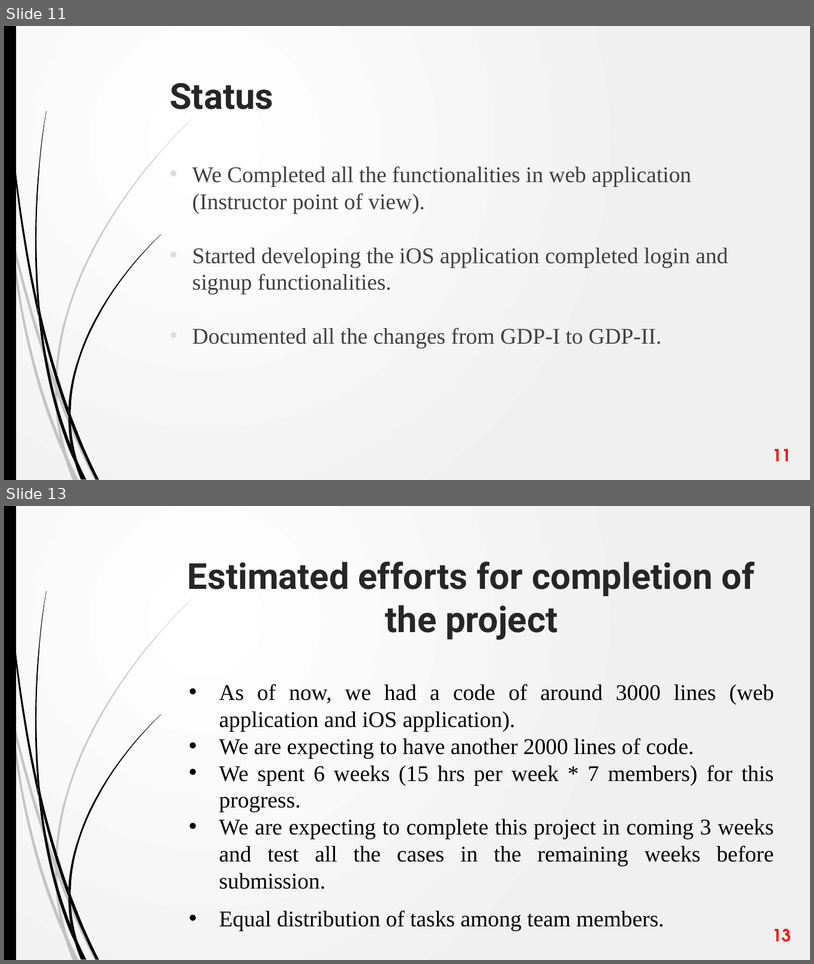
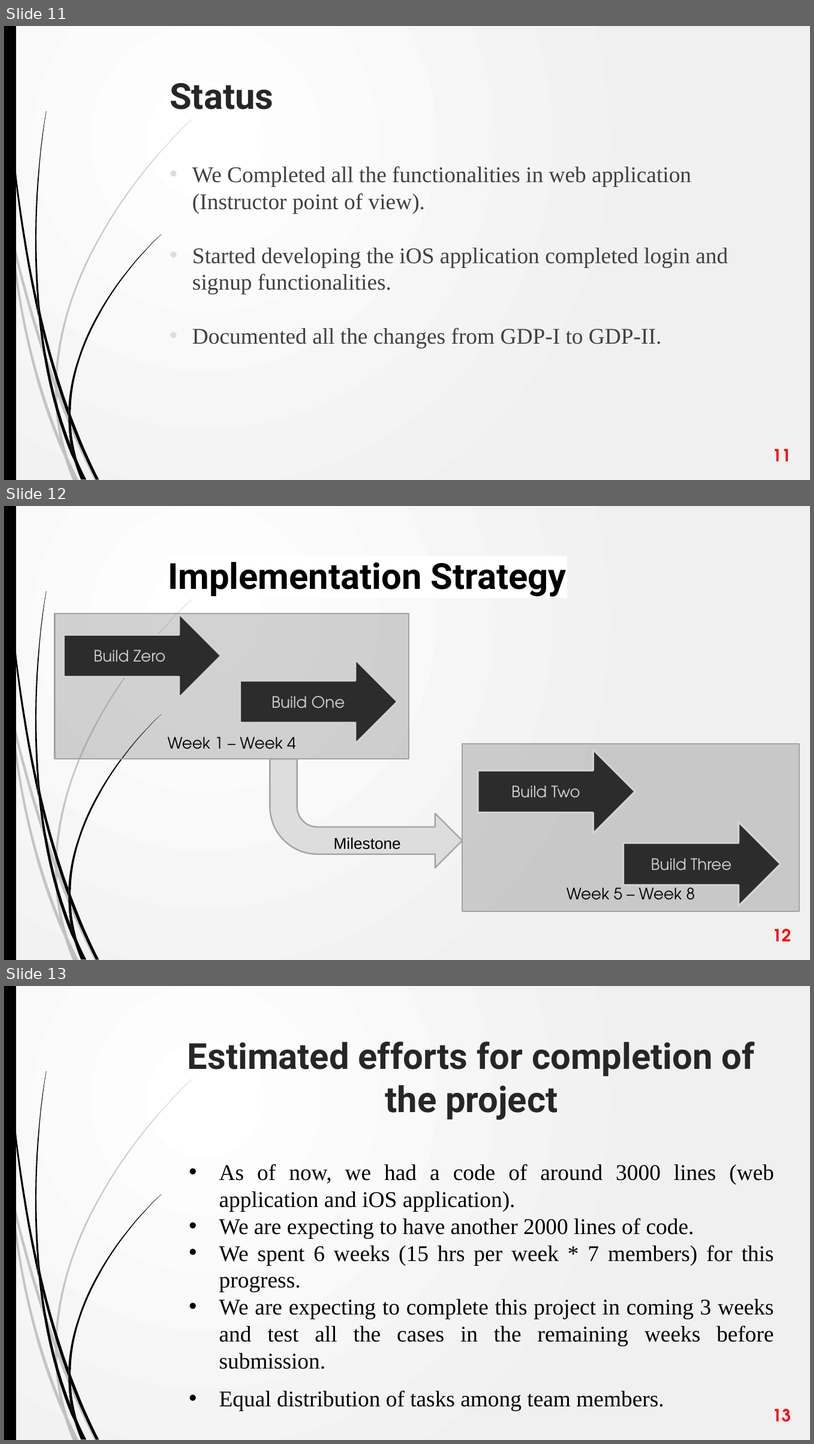
Before and after one commit to VamsiDevalla/Student-Attendance-Tracking, a slide deck: Team B - Code Green - MidtermPresentation.pptx. Shown one above the other, each under a label of ours: slides 11 and 13 before the commit, slides 11, 12 and 13 after it; the slides between them are not shown. The pictures are 814x964 and 814x1444 pixels, drawn with LibreOffice and Linux fonts; fonts in the diff are those of the drawing. Boxes give left, top, right and bottom in pixels: in the first picture for what was removed or moved away, otherwise in the second. Text is boxed around its words. In the diff, an @@ line names an element or a change of style, - is before the commit and + after.

Commit message:
more changes to implementation strategy

```diff
--- a/Team B - Code Green - MidtermPresentation.pptx
+++ b/Team B - Code Green - MidtermPresentation.pptx
@@ slide 12 added at (4, 506, 810, 960), background gradient #FFFFFF to #F1F1F1; not listed: 23 template elements that a slide beside it also shows @@
@@ title added at (168, 562, 567, 597), 32 pt, text #000000, bold @@
+Implementation Strategy
@@ rectangle added at (55, 613, 409, 759), fill #808080 at 35% opacity, outline #A3A3A3 1.25 pt, 14 pt, text #000000 @@
+Week 1 – Week 4
@@ right arrow added at (63, 613, 221, 698), fill #000000, outline #FFFFFF 1.75 pt, 14 pt, text #FFFFFF @@
+Build Zero
@@ right arrow added at (240, 659, 398, 744), fill #000000, outline #FFFFFF 1.75 pt, 14 pt, text #FFFFFF @@
+Build One
@@ rectangle added at (463, 744, 800, 912), fill #808080 at 35% opacity, outline #A3A3A3 1.25 pt, 14 pt, text #000000 @@
+Week 5 – Week 8
@@ right arrow added at (478, 749, 635, 834), fill #000000, outline #FFFFFF 1.75 pt, 14 pt, text #FFFFFF @@
+Build Two
@@ bent arrow added at (270, 759, 463, 867), fill #DDDDDD, outline #A3A3A3 1.25 pt @@
@@ right arrow added at (623, 822, 780, 906), fill #000000, outline #FFFFFF 1.75 pt, 14 pt, text #FFFFFF @@
+Build Three
@@ text added at (334, 837, 401, 849), 14 pt, text #000000 @@
+Milestone
@@ page number added at (773, 928, 791, 941), 15 pt, text #FF0000, bold @@
+12
```
Also in this commit, not shown: 3 slides changed, 1 slide removed.
